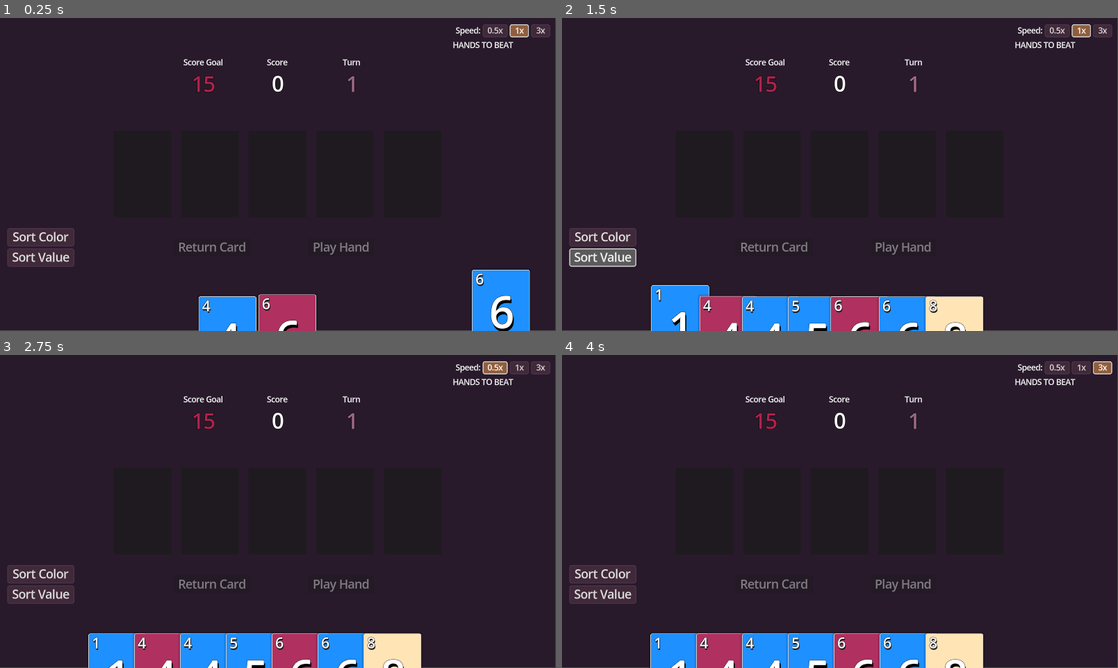
Above: before the commit, frames 1-4 (two rows, left to right).
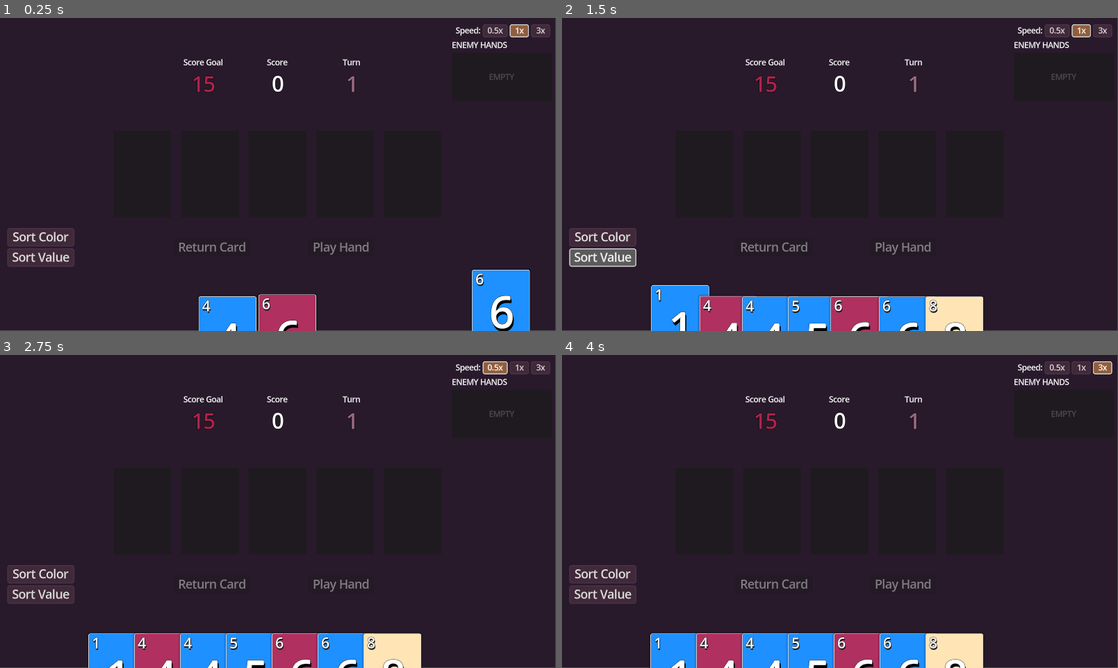
Above: after the commit, the same moments.

Repository: jwapobie/uno-cards
Game: Godot game, scene res://scenes/game_loop.tscn
The game is run twice, just before and just after one commit, with the same random seed, the same clock (stepped at 60 frames per second) and the same inputs. The engine's default icon, where the game draws it, is replaced by a stand-in: a white triangle on a blue panel in a dark square.
Inputs:
- Up to frame 1 (0.25 s): no input
- Up to frame 2 (1.5 s): click "Sort Color" at 0.5 s; click "Sort Value" at 1.25 s
- Up to frame 3 (2.75 s): click "0.5x" at 2 s
- Up to frame 4 (4 s): click "1x" at 2.75 s; click "3x" at 3.5 s

The runs differ from the first frame. In frame 1, 0.2% of the frame differs, in the area x 81-93%, y 7-20%; in frame 2, 0.2%; in frame 3, 0.2%; in frame 4, 0.2%.

Commit message:
fancy past hand display

Diff:
--- a/objects/past_hands/past_hand_display.gd
+++ b/objects/past_hands/past_hand_display.gd
@@ -4,23 +4,33 @@
 var hand : Array[Card]
 var player_id: int
 var total_score: int = 0
-@onready var rich_text_label: RichTextLabel = $Control/RichTextLabel
 @onready var event_handler: EventHandler = $EventHandler
 @onready var score_number: Label = $ScoreNumber
+@onready var card_containers: Array[Panel] = [
+	$CardContainer/Panel,
+	$CardContainer/Panel2,
+	$CardContainer/Panel3,
+	$CardContainer/Panel4,
+	$CardContainer/Panel5,
+]
 
 # Called when the node enters the scene tree for the first time.
 func _ready() -> void:
 	show_hand()
 
 func show_hand() -> void:
-	rich_text_label.clear()
-	rich_text_label.push_paragraph(HORIZONTAL_ALIGNMENT_LEFT, Control.TEXT_DIRECTION_AUTO)
-	for card in hand:
-		rich_text_label.push_color(Card.COLOR_LOOKUP[card.color])
-		rich_text_label.add_text(str(card.value))
-		rich_text_label.pop()
+	for i in range(hand.size()):
+		show_card(hand[i], i)
 	event_handler.register_handler(Event.Type.SCORE_CREATED, on_score_added, 10)
 	event_handler.register_handler(Event.Type.SCORE_MULTI_CREATED, on_score_multi_added, 10)
+
+func show_card(card: Card, idx: int) -> void:
+	var panel := card_containers[idx]
+	var stylebox := StyleBoxFlat.new()
+	stylebox.bg_color = Card.COLOR_LOOKUP[card.color]
+	panel.add_theme_stylebox_override('panel', stylebox)
+	var label: Label = panel.get_child(0)
+	label.text = str(card.value)
 
 func on_score_added(event: EventScoreCreated) -> void:
 	if event.player_id == player_id:
--- a/objects/past_hands/past_hand_display.tscn
+++ b/objects/past_hands/past_hand_display.tscn
@@ -10,11 +10,6 @@
 content_margin_right = 5.0
 content_margin_bottom = 5.0
 bg_color = Color(0.161636, 0.146445, 0.189983, 0.854902)
-border_width_left = 2
-border_width_top = 2
-border_width_right = 2
-border_width_bottom = 2
-border_color = Color(0.099986, 0.099986, 0.0999859, 1)
 corner_radius_top_left = 5
 corner_radius_top_right = 5
 corner_radius_bottom_right = 5
@@ -28,29 +23,104 @@
 theme_override_styles/panel = SubResource("StyleBoxFlat_eer2q")
 script = ExtResource("2_jxjhh")
 
-[node name="Control" type="Control" parent="."]
+[node name="CardContainer" type="HBoxContainer" parent="."]
+layout_mode = 2
+size_flags_horizontal = 8
+size_flags_vertical = 8
+
+[node name="Panel" type="Panel" parent="CardContainer"]
+custom_minimum_size = Vector2(20, 20)
 layout_mode = 2
 
-[node name="RichTextLabel" type="RichTextLabel" parent="Control"]
+[node name="Label" type="Label" parent="CardContainer/Panel"]
 layout_mode = 1
-anchors_preset = 3
-anchor_left = 1.0
-anchor_top = 1.0
+anchors_preset = 15
 anchor_right = 1.0
 anchor_bottom = 1.0
-offset_left = -127.0
-offset_top = -23.0
-grow_horizontal = 0
-grow_vertical = 0
-size_flags_horizontal = 8
-size_flags_vertical = 8
-text = "111"
-fit_content = true
+grow_horizontal = 2
+grow_vertical = 2
+theme_override_constants/outline_size = 8
+horizontal_alignment = 1
+
+[node name="Panel2" type="Panel" parent="CardContainer"]
+custom_minimum_size = Vector2(20, 20)
+layout_mode = 2
+
+[node name="Label" type="Label" parent="CardContainer/Panel2"]
+layout_mode = 1
+anchors_preset = 15
+anchor_right = 1.0
+anchor_bottom = 1.0
+grow_horizontal = 2
+grow_vertical = 2
+theme_override_constants/outline_size = 8
+horizontal_alignment = 1
+
+[node name="Panel3" type="Panel" parent="CardContainer"]
+custom_minimum_size = Vector2(20, 20)
+layout_mode = 2
+
+[node name="Label" type="Label" parent="CardContainer/Panel3"]
+layout_mode = 1
+anchors_preset = 15
+anchor_right = 1.0
+anchor_bottom = 1.0
+grow_horizontal = 2
+grow_vertical = 2
+theme_override_constants/outline_size = 8
+horizontal_alignment = 1
+
+[node name="Panel4" type="Panel" parent="CardContainer"]
+custom_minimum_size = Vector2(20, 20)
+layout_mode = 2
+
+[node name="Label" type="Label" parent="CardContainer/Panel4"]
+layout_mode = 1
+anchors_preset = 15
+anchor_right = 1.0
+anchor_bottom = 1.0
+grow_horizontal = 2
+grow_vertical = 2
+theme_override_constants/outline_size = 8
+horizontal_alignment = 1
+
+[node name="Panel5" type="Panel" parent="CardContainer"]
+custom_minimum_size = Vector2(20, 20)
+layout_mode = 2
+
+[node name="Label" type="Label" parent="CardContainer/Panel5"]
+layout_mode = 1
+anchors_preset = 15
+anchor_right = 1.0
+anchor_bottom = 1.0
+grow_horizontal = 2
+grow_vertical = 2
+theme_override_constants/outline_size = 8
+horizontal_alignment = 1
 
 [node name="EventHandler" type="Node" parent="."]
 script = ExtResource("3_lk4pr")
 
 [node name="ScoreNumber" type="Label" parent="."]
 layout_mode = 2
+theme_override_font_sizes/font_size = 24
+text = "0"
+
+[node name="TurnLabelContainer" type="HBoxContainer" parent="."]
+layout_mode = 2
+size_flags_horizontal = 8
 size_flags_vertical = 0
-text = "0"
+
+[node name="Label" type="Label" parent="TurnLabelContainer"]
+layout_mode = 2
+size_flags_horizontal = 8
+size_flags_vertical = 0
+theme_override_colors/font_color = Color(0.374892, 0.284604, 0.39406, 1)
+text = "Turn"
+
+[node name="Label2" type="Label" parent="TurnLabelContainer"]
+layout_mode = 2
+size_flags_horizontal = 8
+size_flags_vertical = 0
+theme_override_colors/font_color = Color(0.374892, 0.284604, 0.39406, 1)
+text = "1"
--- a/scenes/gameplay.tscn
+++ b/scenes/gameplay.tscn
@@ -393,8 +393,9 @@
 anchor_left = 1.0
 anchor_right = 1.0
 anchor_bottom = 1.0
-offset_left = -213.0
+offset_left = -215.0
 offset_top = 46.0
+offset_right = -4.0
 offset_bottom = -105.0
 grow_horizontal = 0
 grow_vertical = 2
@@ -405,6 +406,7 @@
 anchors_preset = 15
 anchor_right = 1.0
 anchor_bottom = 1.0
+offset_right = -4.0
 grow_horizontal = 2
 grow_vertical = 2
 horizontal_scroll_mode = 0
@@ -416,7 +418,28 @@
 
 [node name="Label" type="Label" parent="PastHands/ScrollContainer/VBoxContainer"]
 layout_mode = 2
-text = "HANDS TO BEAT"
+text = "ENEMY HANDS"
+
+[node name="EmptyMessage" type="Panel" parent="PastHands/ScrollContainer/VBoxContainer"]
+custom_minimum_size = Vector2(0, 100)
+layout_mode = 2
+size_flags_vertical = 3
+
+[node name="Label" type="Label" parent="PastHands/ScrollContainer/VBoxContainer/EmptyMessage"]
+layout_mode = 1
+anchors_preset = 8
+anchor_left = 0.5
+anchor_top = 0.5
+anchor_right = 0.5
+anchor_bottom = 0.5
+offset_left = -26.5
+offset_top = -11.5
+offset_right = 26.5
+offset_bottom = 11.5
+grow_horizontal = 2
+grow_vertical = 2
+theme_override_colors/font_color = Color(0.295867, 0.295866, 0.295866, 1)
+text = "EMPTY"
 
 [node name="PastHandsList" type="VBoxContainer" parent="PastHands/ScrollContainer/VBoxContainer"]
 unique_name_in_owner = true
--- a/scenes/past_hands.gd
+++ b/scenes/past_hands.gd
@@ -1,6 +1,7 @@
 extends Control
 
 @onready var past_hands_list: VBoxContainer = %PastHandsList
+@onready var empty_message: Panel = $ScrollContainer/VBoxContainer/EmptyMessage
 const PAST_HAND_DISPLAY = preload("res://objects/past_hands/past_hand_display.tscn")
 
 # Called when the node enters the scene tree for the first time.
@@ -15,6 +16,8 @@
 		new_display.hand = hand
 		new_display.player_id = i
 		past_hands_list.add_child(new_display)
+	if hands.size() > 0:
+		empty_message.visible = false
 	call_deferred("request_score_calculations")
 
 func request_score_calculations() -> void:
--- a/scenes/upgrade_screen.gd
+++ b/scenes/upgrade_screen.gd
@@ -46,6 +46,7 @@
 	for item in picked:
 		var upgrade_item :Item = item.instantiate()
 		var new_button = Button.new()
+		new_button.custom_minimum_size = Vector2(0, 100)
 		new_button.text = upgrade_item.description
 		new_button.pressed.connect(on_upgrade_selected.bind(item))
 		upgrade_buttons.add_child(new_button)
